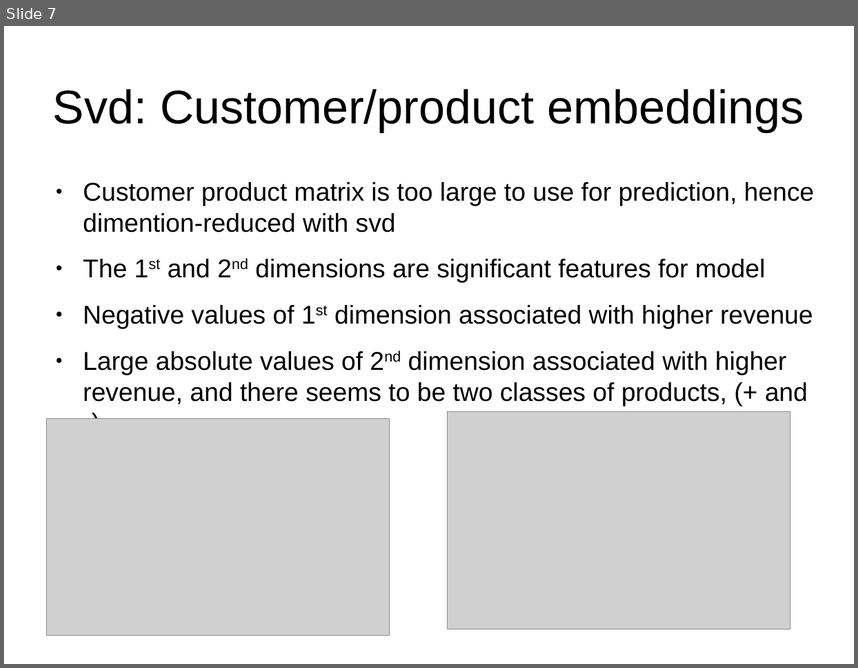
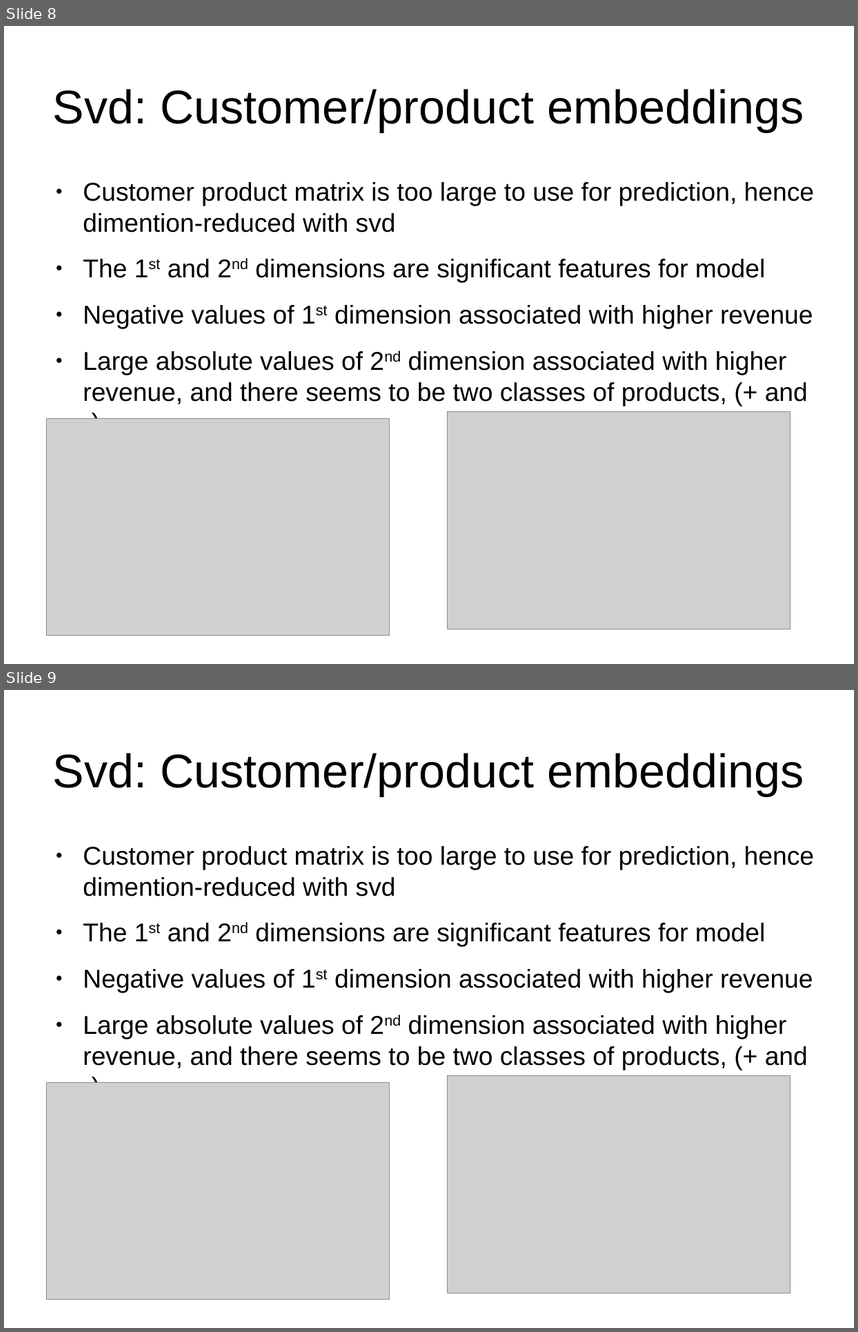
Before and after one commit to leexa90/E-commece-Data-Science, a slide deck: Present.odp. Shown one above the other, each under a label of ours: slide 7 before the commit, slides 8 and 9 after it. The pictures are 858x668 and 858x1332 pixels, drawn with LibreOffice and Linux fonts; fonts in the diff are those of the drawing; grey boxes stand for pictures. Boxes give left, top, right and bottom in pixels: in the first picture for what was removed or moved away, otherwise in the second. Text is boxed around its words. In the diff, an @@ line names an element or a change of style, - is before the commit and + after.

```diff
--- a/Present.odp
+++ b/Present.odp
@@ slide 9 added at [4,690,854,1328], background #FFFFFF @@
@@ title added at [53,753,804,796], 44 pt, text #000000 @@
+Svd: Customer/product embeddings
@@ text added at [83,846,815,1069], 24 pt, text #000000 @@
+● Customer product matrix is too large to use for prediction, hence dimention-reduced with svd
+● The 1st and 2nd dimensions are significant features for model
+● Negative values of 1st dimension associated with higher revenue
+● Large absolute values of 2nd dimension associated with higher revenue, and there seems to be two classes of products, (+ and -)
@@ picture added at [46,1083,390,1299] @@
@@ picture added at [448,1076,791,1292] @@
@@ what was slide 7 is now slide 8 @@
```
Also in this commit, not shown: 1 slide changed, 1 other slide added, 3 other files.
